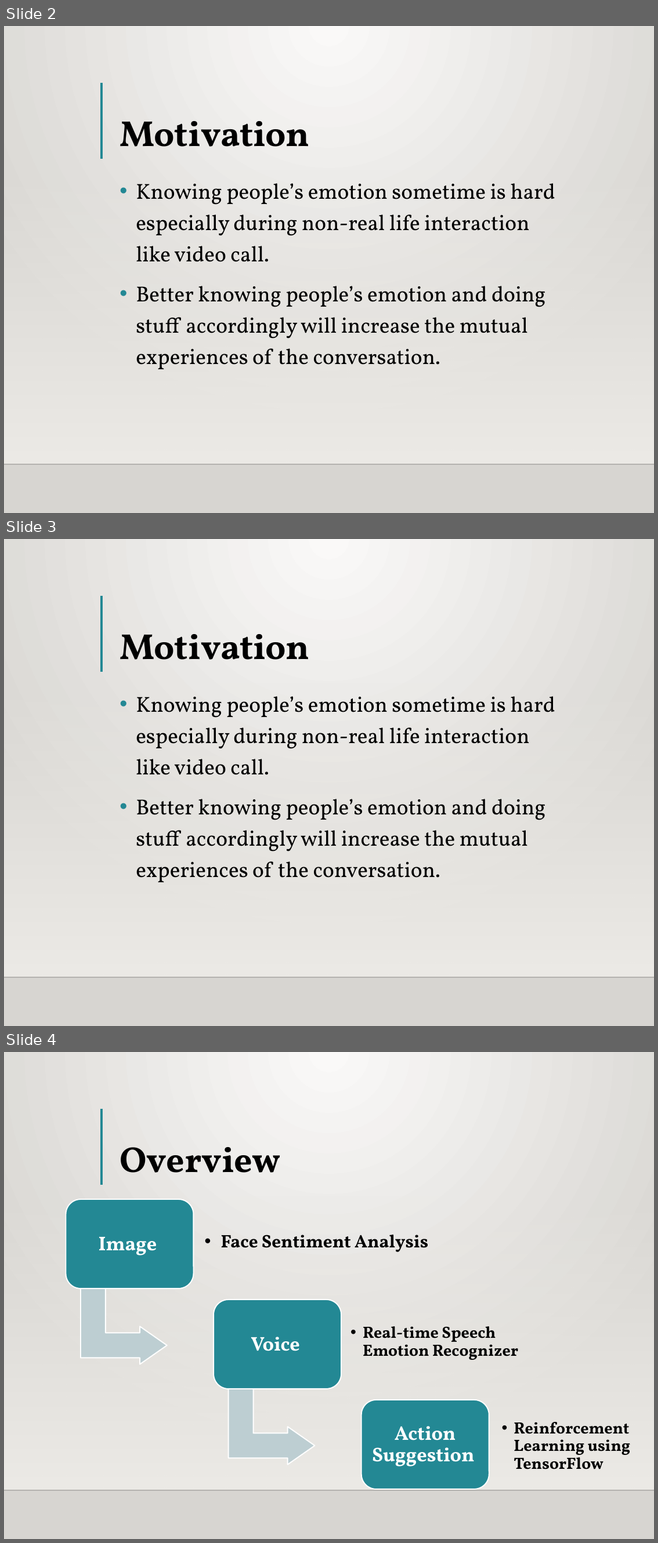
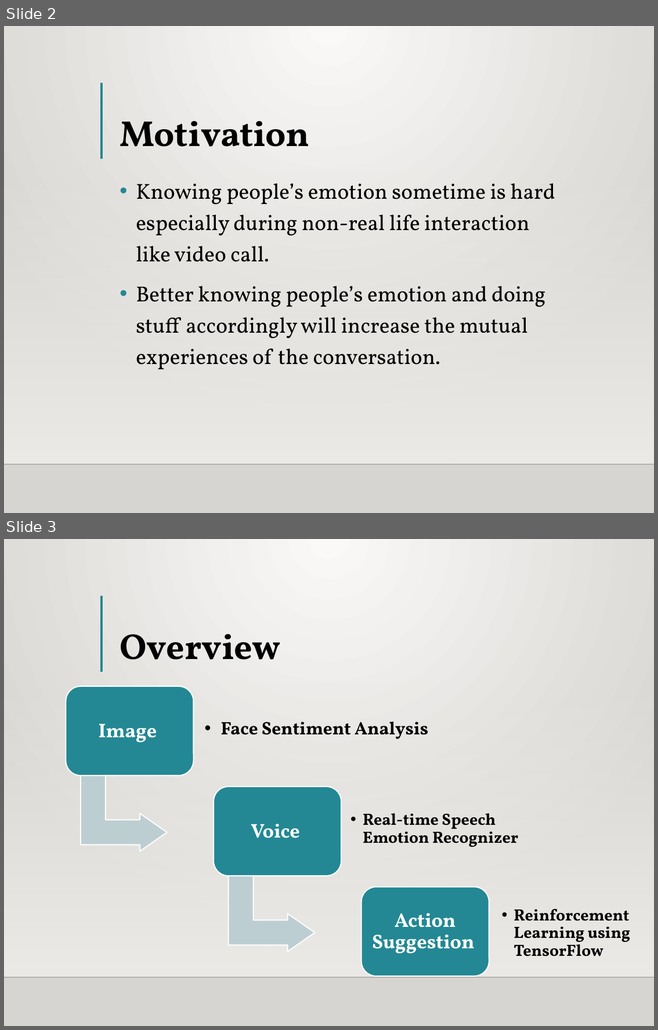
Before and after one commit to pakzan/Interapp, a slide deck: presentation.pptx. Shown one above the other, each under a label of ours: slides 2, 3 and 4 before the commit, slides 2 and 3 after it. The pictures are 658x1543 and 658x1030 pixels, drawn with LibreOffice and Linux fonts; fonts in the diff are those of the drawing; background and template pictures are left out. Boxes give left, top, right and bottom in pixels: in the first picture for what was removed or moved away, otherwise in the second. Text is boxed around its words. In the diff, an @@ line names an element or a change of style, - is before the commit and + after.

```diff
--- a/presentation.pptx
+++ b/presentation.pptx
@@ slide 3 removed at <box>4,539,654,1026</box>, background gradient #FAFAF9 to #D7D5D2; not listed: 3 template elements that a slide beside it also shows @@
@@ title removed at <box>119,634,310,660</box> @@
-Motivation
@@ text removed at <box>136,696,555,882</box> @@
-• Knowing people’s emotion sometime is hard especially during non-real life interaction like video call.
-• Better knowing people’s emotion and doing stuff accordingly will increase the mutual experiences of the conversation.
@@ what was slide 4 is now slide 3 @@
```
Also in this commit, not shown: 3 slides changed, 1 slide added.
